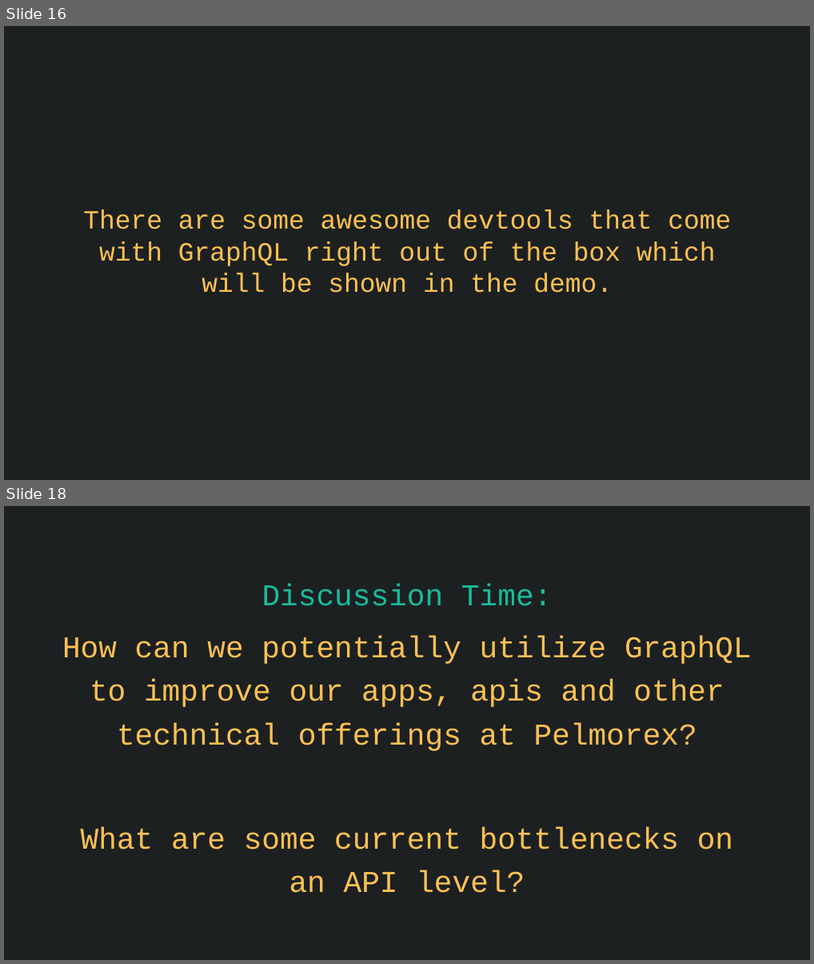
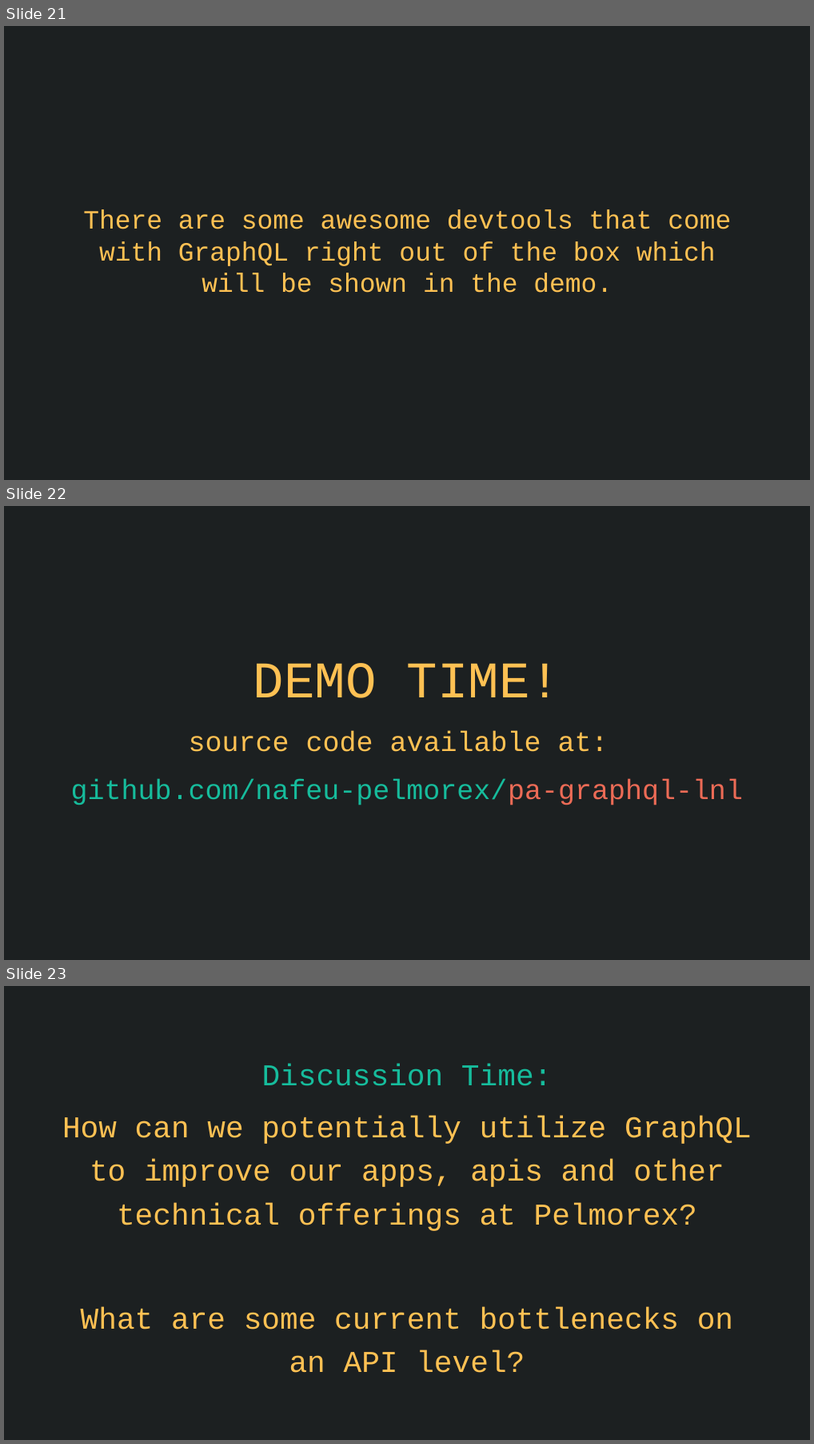
Before and after one commit to nafeu-pelmorex/pa-graphql-lnl, a slide deck: GraphQL-LNL.pptx. Shown one above the other, each under a label of ours: slides 16 and 18 before the commit, slides 21, 22 and 23 after it; the slides between them are not shown. The pictures are 814x964 and 814x1444 pixels, drawn with LibreOffice and Linux fonts; fonts in the diff are those of the drawing. Boxes give left, top, right and bottom in pixels: in the first picture for what was removed or moved away, otherwise in the second. Text is boxed around its words. In the diff, an @@ line names an element or a change of style, - is before the commit and + after.

```diff
--- a/GraphQL-LNL.pptx
+++ b/GraphQL-LNL.pptx
@@ slide 22 added at (4, 506, 810, 960), background #1C2021 @@
@@ subtitle added at (71, 663, 743, 805), 33.3 pt, text #FFC153 @@
+DEMO TIME!
+source code available at:
+github.com/nafeu-pelmorex/pa-graphql-lnl
@@ what was slide 16 is now slide 21 @@
@@ what was slide 18 is now slide 23 @@
```
Also in this commit, not shown: 3 slides changed, 6 other slides added, 2 slides removed, 1 other file.
